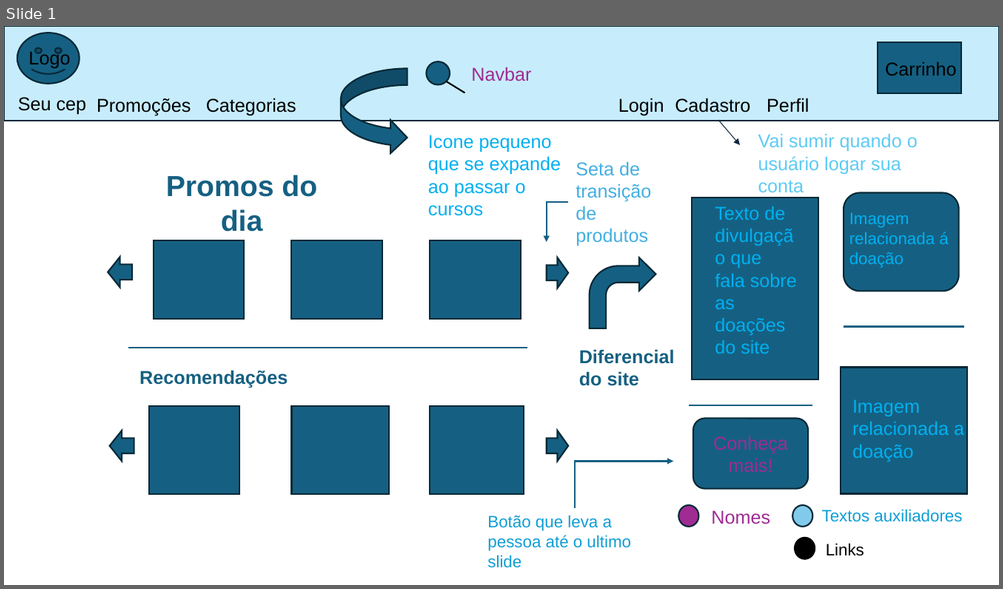
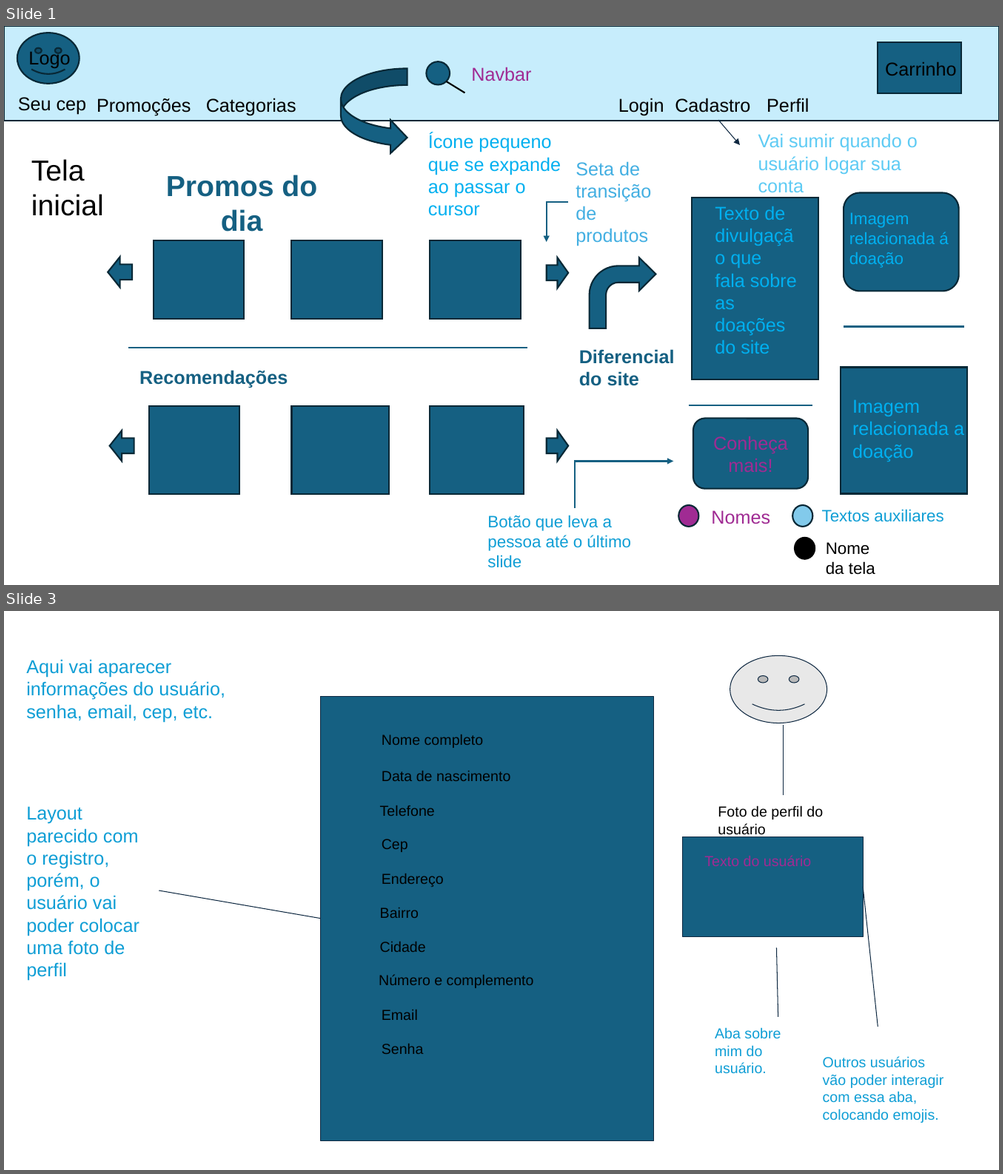
Before and after one commit to kauam0/Projeto-1, a slide deck: TCC - DOCUMENTAÇÃO/Escopo do TCC.pptx. Shown one above the other, each under a label of ours: slide 1 before the commit, slides 1 and 3 after it; the slides between them are not shown. The pictures are 1003x589 and 1003x1174 pixels, drawn with LibreOffice and Linux fonts; fonts in the diff are those of the drawing. Boxes give left, top, right and bottom in pixels: in the first picture for what was removed or moved away, otherwise in the second. Text is boxed around its words. In the diff, an @@ line names an element or a change of style, - is before the commit and + after.

```diff
--- a/TCC - DOCUMENTAÇÃO/Escopo do TCC.pptx
+++ b/TCC - DOCUMENTAÇÃO/Escopo do TCC.pptx
@@ slide 3 added at [4, 611, 999, 1170], background #FFFFFF @@
@@ text added at [26, 659, 225, 722], 18 pt, text #0F9ED5 @@
+Aqui vai aparecer informações do usuário, senha, email, cep, etc.
@@ smiley face added at [730, 655, 827, 723], fill #E8E8E8, outline #0E2841 0.75 pt @@
@@ rectangle added at [320, 696, 653, 1141], fill #156082, outline #0E2841 0.75 pt @@
@@ text added at [381, 735, 484, 748], 14 pt, text #000000 @@
+Nome completo
@@ line added from (783, 724) to (783, 795), #0E2841 0.75 pt @@
@@ text added at [381, 771, 510, 781], 14 pt, text #000000 @@
+Data de nascimento
@@ text added at [26, 806, 139, 981], 18 pt, text #0F9ED5 @@
+Layout parecido com o registro, porém, o usuário vai poder colocar uma foto de perfil
@@ text added at [380, 806, 435, 816], 14 pt, text #000000 @@
+Telefone
@@ text added at [717, 806, 822, 838], 14 pt, text #000000 @@
+Foto de perfil do usuário
@@ text added at [381, 839, 408, 852], 14 pt, text #000000 @@
+Cep
@@ rectangle added at [683, 837, 862, 937], fill #156082, outline #0E2841 0.75 pt @@
@@ text added at [381, 874, 444, 887], 14 pt, text #000000 @@
+Endereço
@@ text added at [704, 855, 811, 866], 14 pt, text #A02B93 @@
+Texto do usuário
@@ line added from (159, 891) to (320, 918), #0E2841 0.75 pt @@
@@ line added from (862, 887) to (878, 1027), #0E2841 0.75 pt @@
@@ text added at [380, 908, 418, 918], 14 pt, text #000000 @@
+Bairro
@@ text added at [380, 942, 426, 952], 14 pt, text #000000 @@
+Cidade
@@ line added from (777, 948) to (778, 1017), #0E2841 0.75 pt @@
@@ text added at [378, 974, 534, 988], 14 pt, text #000000 @@
+Número e complemento
@@ text added at [381, 1010, 418, 1020], 14 pt, text #000000 @@
+Email
@@ text added at [714, 1028, 780, 1074], 14 pt, text #0F9ED5 @@
+Aba sobre mim do usuário.
@@ text added at [381, 1044, 424, 1054], 14 pt, text #000000 @@
+Senha
@@ text added at [822, 1056, 943, 1123], 14 pt, text #0F9ED5 @@
+Outros usuários vão poder interagir com essa aba, colocando emojis.
@@ slide 1 changed as well @@
@@ text at [428, 133, 561, 216]: text changed @@
-Icone pequeno que se expande ao passar o cursos
+Ícone pequeno que se expande ao passar o cursor
@@ text added at [31, 159, 104, 216], 28 pt, text #000000 @@
+Tela inicial
@@ text at [822, 509, 943, 523]: text changed @@
-Textos auxiliadores
+Textos auxiliares
@@ text at [487, 515, 631, 568]: text changed @@
-Botão que leva a pessoa até o ultimo slide
+Botão que leva a pessoa até o último slide
@@ text at [825, 543, 875, 575]: text changed @@
-Links
+Nome da tela
```
Also in this commit, not shown: 6 other slides changed, 6 other files.
